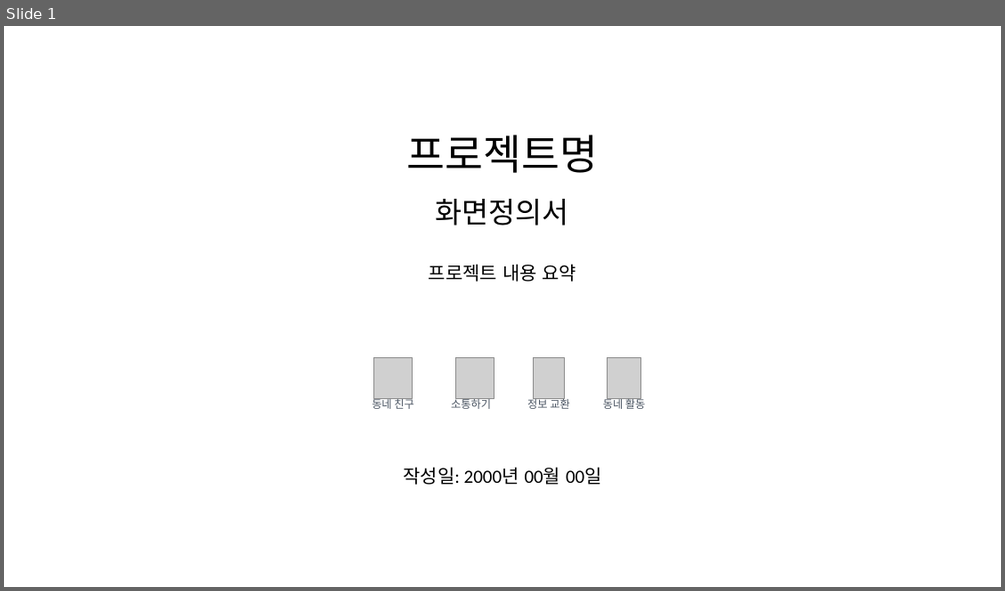
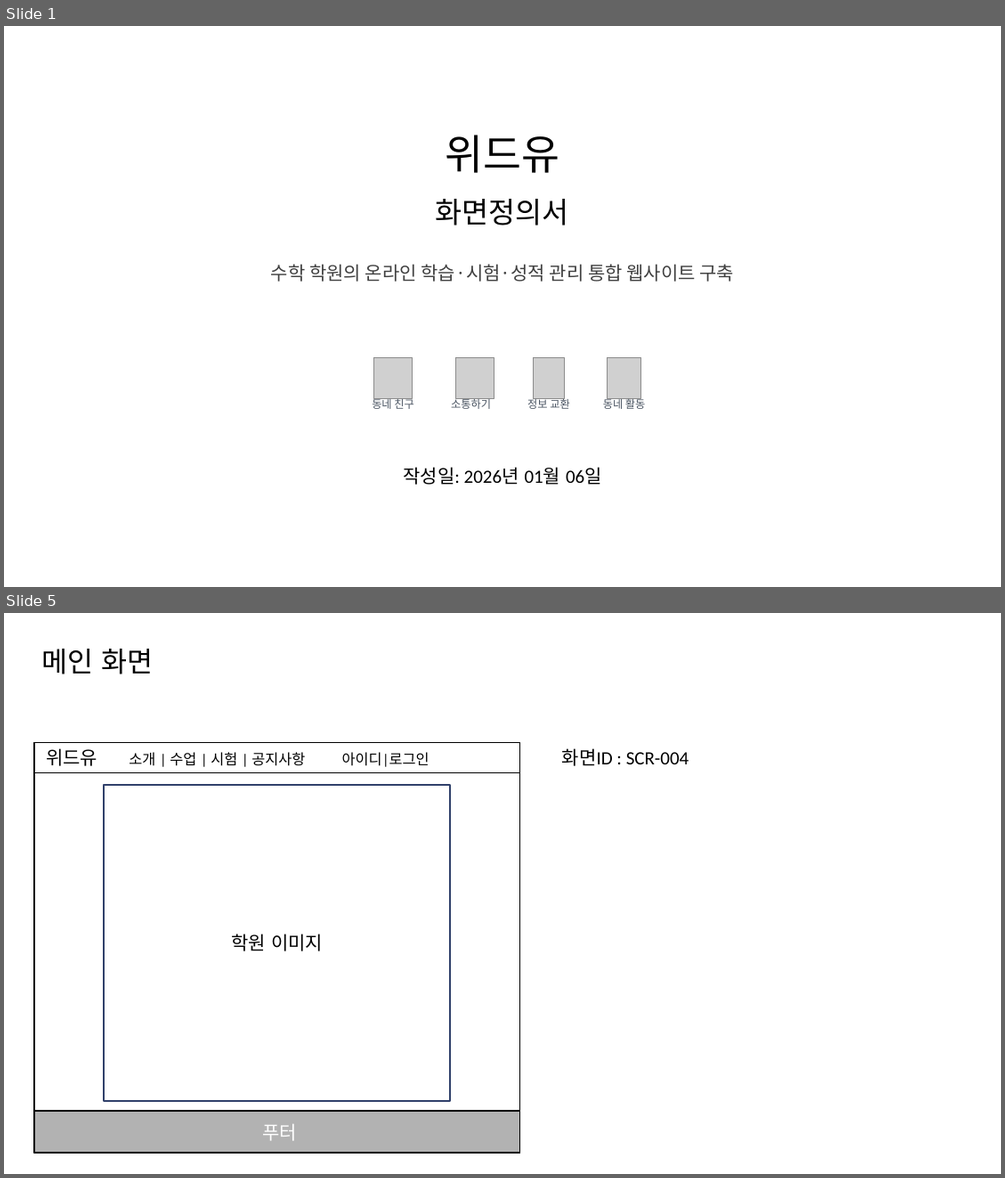
Before and after one commit to wjdgkr3386/withyou, a slide deck: docs/4_화면정의서/화면정의서.pptx. Shown one above the other, each under a label of ours: slide 1 before the commit, slides 1 and 5 after it; the slides between them are not shown. The pictures are 1005x591 and 1005x1178 pixels, drawn with LibreOffice and Linux fonts; fonts in the diff are those of the drawing; grey boxes stand for pictures. Boxes give left, top, right and bottom in pixels: in the first picture for what was removed or moved away, otherwise in the second. Text is boxed around its words. In the diff, an @@ line names an element or a change of style, - is before the commit and + after.

Commit message:
화면정의서 중간커밋

```diff
--- a/docs/4_화면정의서/화면정의서.pptx
+++ b/docs/4_화면정의서/화면정의서.pptx
@@ slide 5 added at box(4, 613, 1001, 1174), background #FFFFFF @@
@@ text added at box(41, 649, 153, 674), 27 pt, text #000000 @@
+메인 화면
@@ rectangle added at box(34, 742, 520, 1153), fill #FFFFFF, outline #000000 1.5 pt @@
@@ rectangle added at box(34, 742, 520, 772), outline #000000 0.75 pt, 14 pt, text #000000 @@
+위드유 소개 | 수업 | 시험 | 공지사항 아이디|로그인
@@ text added at box(562, 748, 689, 766), 18 pt, text #000000 @@
+화면ID : SCR-004
@@ rectangle added at box(105, 785, 451, 1101), fill #FFFFFF, outline #30416A 1.5 pt, 18 pt, text #000000 @@
+학원 이미지
@@ rectangle added at box(34, 1111, 520, 1153), fill #B2B2B2, outline #000000 1.5 pt, 18 pt, text #FFFFFF @@
+푸터
@@ slide 1 changed as well @@
@@ text at box(445, 135, 560, 173): text changed @@
-프로젝트명
+위드유
@@ text at box(271, 264, 734, 281): text changed; font Calibri to Noto Sans CJK KR; text colour #000000 to #404040 @@
-프로젝트 내용 요약
+수학 학원의 온라인 학습·시험·성적 관리 통합 웹사이트 구축
@@ text at box(403, 467, 602, 484): text changed @@
-작성일: 2000년 00월 00일
+작성일: 2026년 01월 06일
```
Also in this commit, not shown: 7 other slides added, 1 slide removed.
